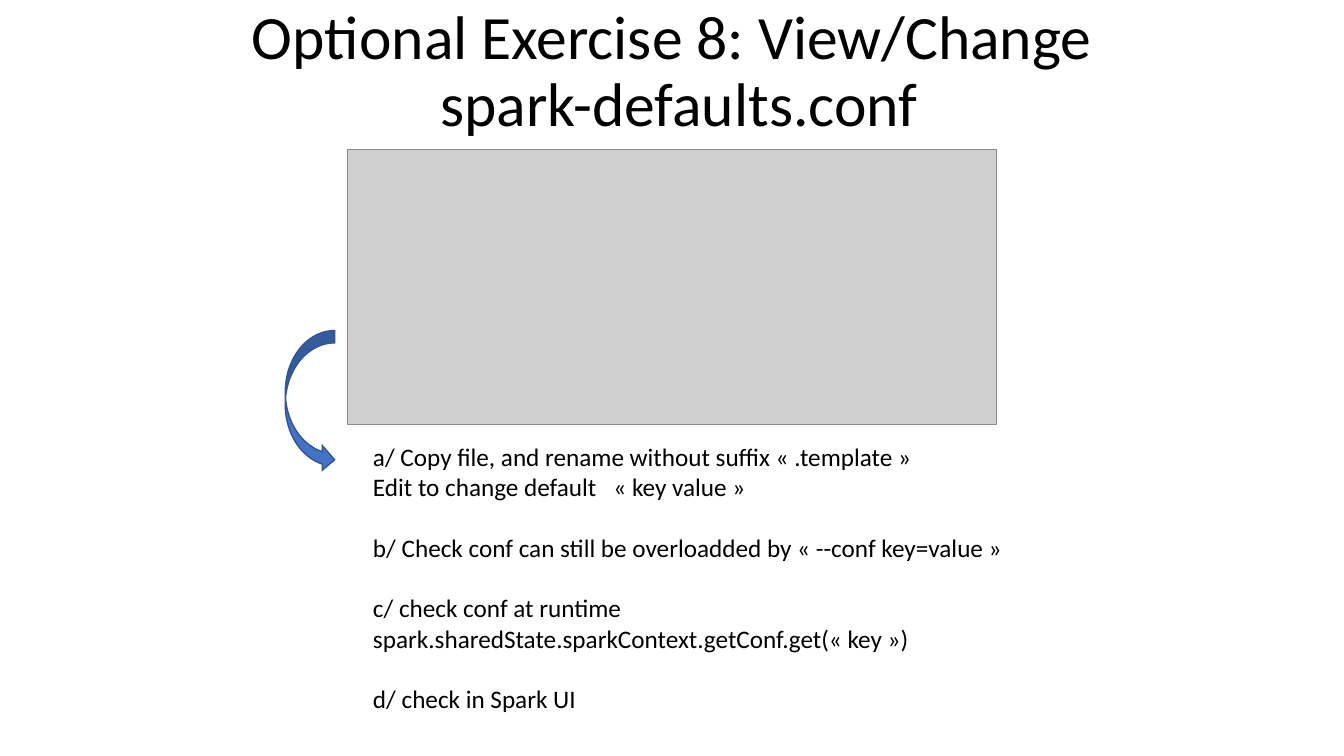
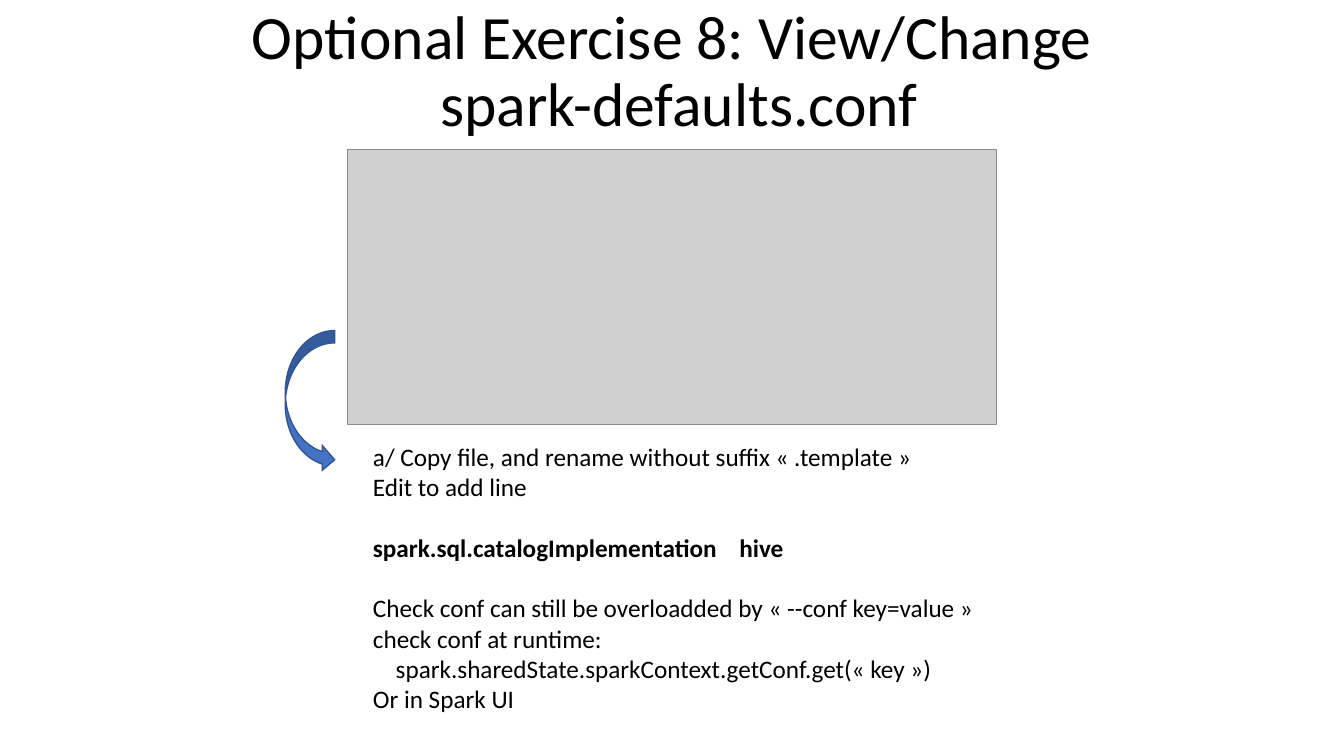
Before and after one commit to Arnaud-Nauwynck/presentations, a slide deck: slide 33 of pres-bigdata/Course-2022-Spark/BigData-Spark-TD3.pptx (slide 31 before the commit). Drawn at 1344x756 pixels with LibreOffice and Linux fonts; fonts in the diff are those of the drawing; grey boxes stand for pictures. Boxes give left, top, right and bottom in pixels: in the first picture for what was removed or moved away, otherwise in the second. Text is boxed around its words. In the diff, an @@ line names an element or a change of style, - is before the commit and + after.

```diff
--- a/pres-bigdata/Course-2022-Spark/BigData-Spark-TD3.pptx
+++ b/pres-bigdata/Course-2022-Spark/BigData-Spark-TD3.pptx
@@ text at (373,478,955,712): text changed @@
-Edit to change default « key value »
-b/ Check conf can still be overloadded by « --conf key=value »
-c/ check conf at runtime
-spark.sharedState.sparkContext.getConf.get(« key »)
-d/ check in Spark UI
+Edit to add line
+spark.sql.catalogImplementation hive
+Check conf can still be overloadded by « --conf key=value »
+check conf at runtime:
+spark.sharedState.sparkContext.getConf.get(« key »)
+Or in Spark UI
```
Also in this commit, not shown: 18 other slides changed, 6 slides added, 15 other files.
